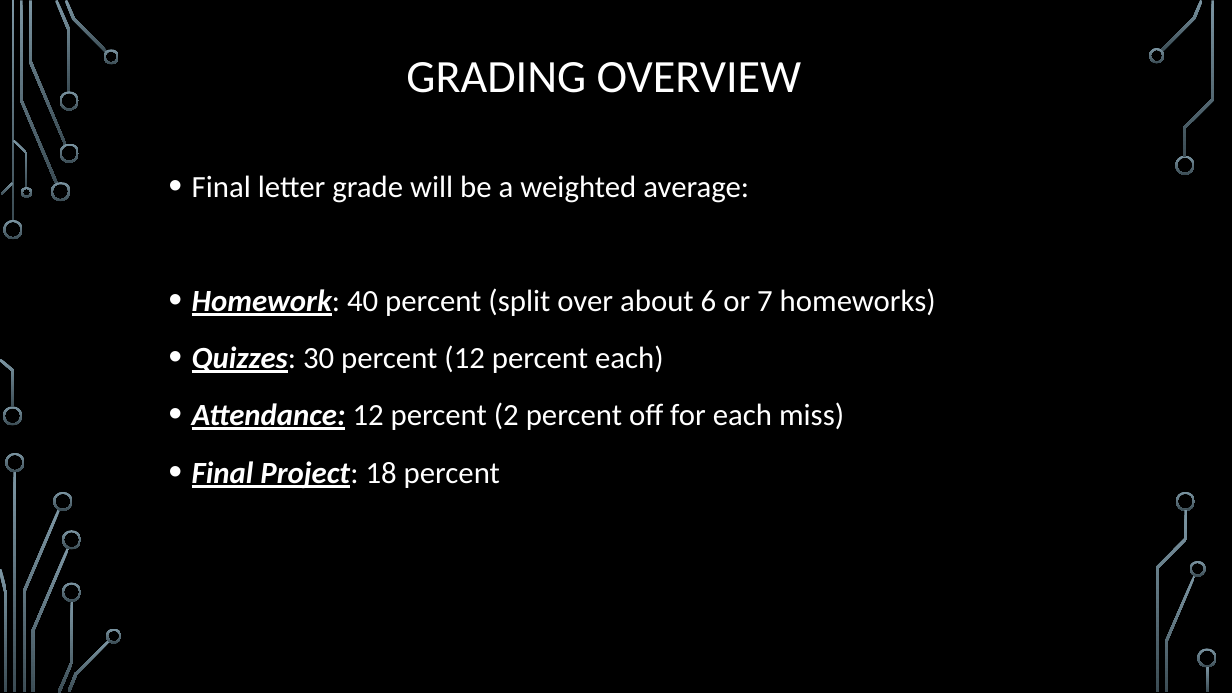
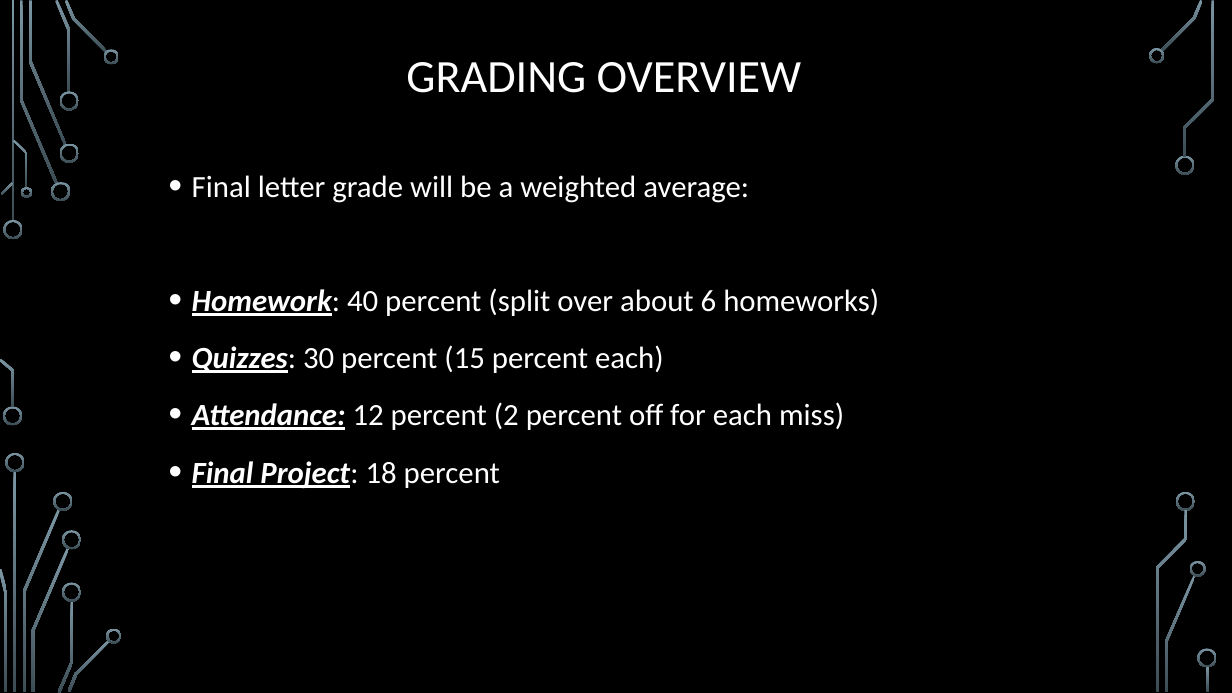
Before and after one commit to janiceeguo/advAlgo, a slide deck: slide 24 of slides/00-CourseIntroduction.pptx. Drawn at 1232x693 pixels with LibreOffice and Linux fonts; fonts in the diff are those of the drawing; background and template pictures are left out. Boxes give left, top, right and bottom in pixels: in the first picture for what was removed or moved away, otherwise in the second. Text is boxed around its words. In the diff, an @@ line names an element or a change of style, - is before the commit and + after.

```diff
--- a/slides/00-CourseIntroduction.pptx
+++ b/slides/00-CourseIntroduction.pptx
@@ text at (x1=192, y1=288, x2=879, y2=373): text changed @@
-• Homework: 40 percent (split over about 6 or 7 homeworks)
-• Quizzes: 30 percent (12 percent each)
+• Homework: 40 percent (split over about 6 homeworks)
+• Quizzes: 30 percent (15 percent each)
```
Also in this commit, not shown: 1 other slide changed, 1 other file.
